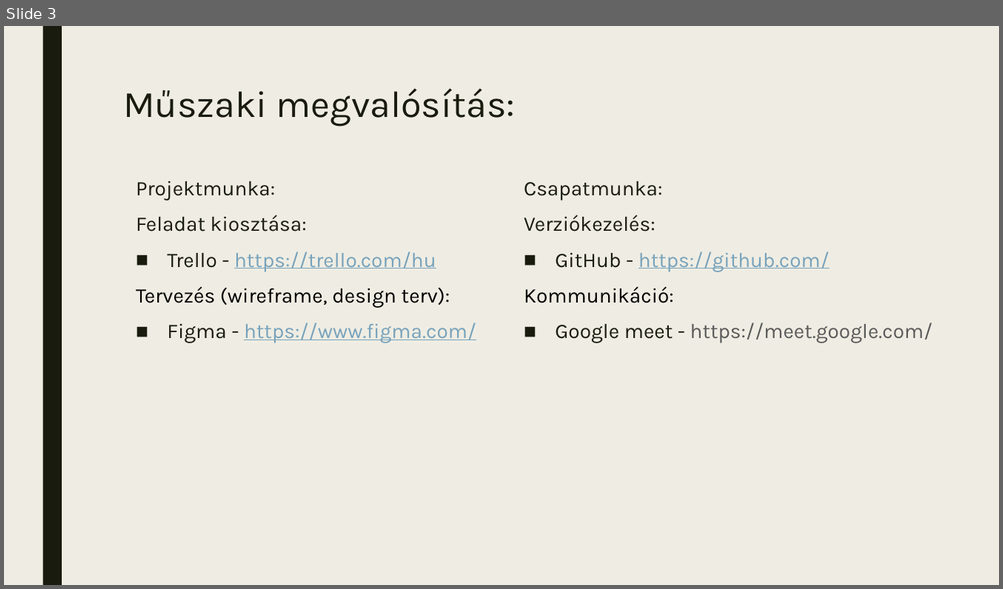
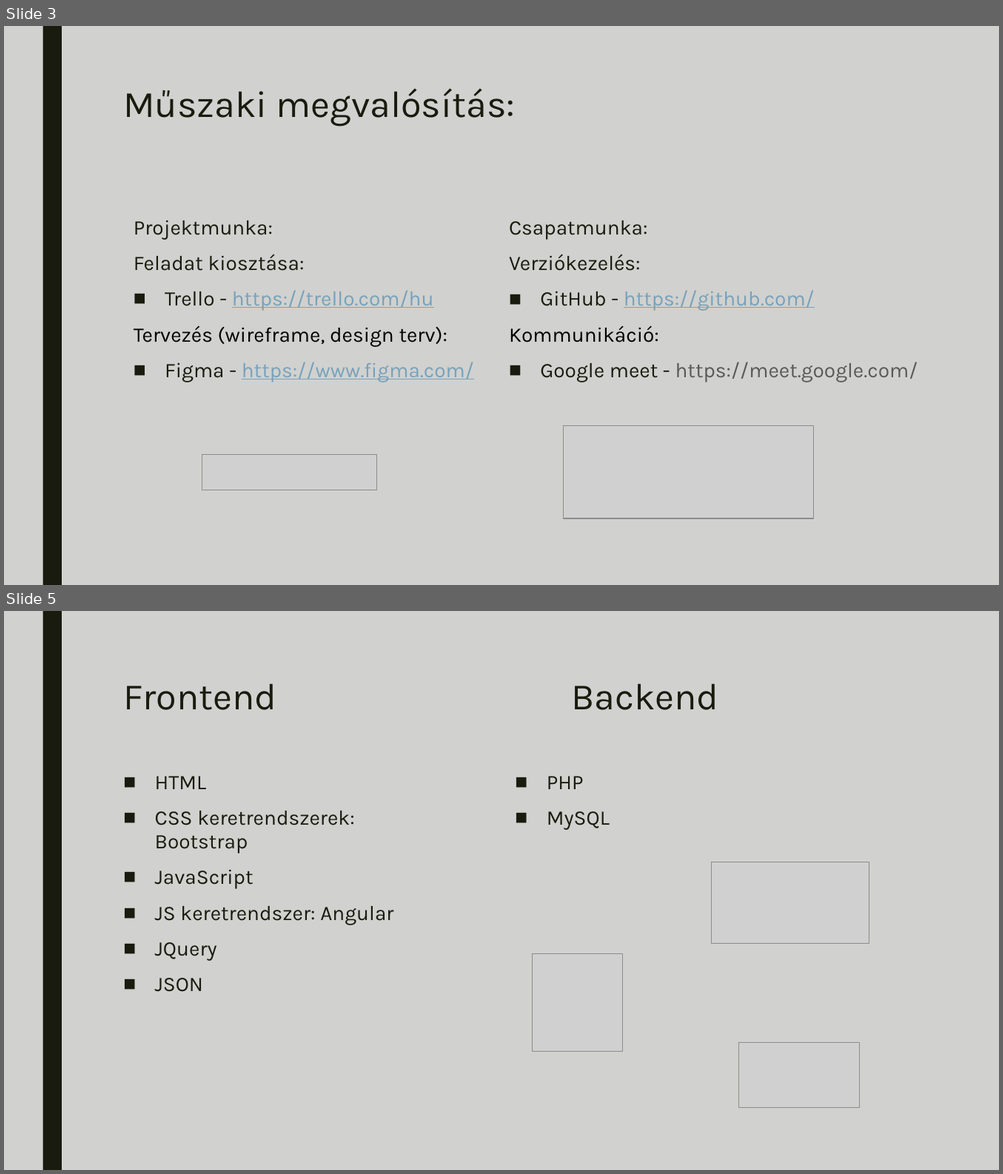
Before and after one commit to trkferi/FlyTech, a slide deck: docs/FlyTech bemutató.pptx. Shown one above the other, each under a label of ours: slide 3 before the commit, slides 3 and 5 after it; the slides between them are not shown. The pictures are 1003x589 and 1003x1174 pixels, drawn with LibreOffice and Linux fonts; fonts in the diff are those of the drawing; grey boxes stand for pictures. Boxes give left, top, right and bottom in pixels: in the first picture for what was removed or moved away, otherwise in the second. Text is boxed around its words. In the diff, an @@ line names an element or a change of style, - is before the commit and + after.

```diff
--- a/docs/FlyTech bemutató.pptx
+++ b/docs/FlyTech bemutató.pptx
@@ slide 5 added at <box>4,611,999,1170</box>, background #D1D1CF; not listed: 1 template element that a slide beside it also shows @@
@@ title added at <box>123,684,718,710</box>, 36 pt, text #191B0E @@
+Frontend Backend
@@ text added at <box>155,776,393,992</box>, 20 pt, text #191B0E @@
+■ HTML
+■ CSS keretrendszerek: Bootstrap
+■ JavaScript
+■ JS keretrendszer: Angular
+■ JQuery
+■ JSON
@@ text added at <box>546,776,609,830</box>, 20 pt, text #191B0E @@
+■ PHP
+■ MySQL
@@ picture added at <box>711,862,869,943</box> @@
@@ picture added at <box>532,954,623,1052</box> @@
@@ picture added at <box>739,1043,859,1109</box> @@
@@ slide 3 changed as well @@
@@ background #EFEDE3 to #D1D1CF @@
@@ text "Projektmunka:": place and size @@
-text "Projektmunka:" at <box>136,181,476,343</box>
+text "Projektmunka:" at <box>134,221,474,383</box>
@@ text "Csapatmunka:": place and size @@
-text "Csapatmunka:" at <box>523,181,933,343</box>
+text "Csapatmunka:" at <box>509,221,918,383</box>
@@ picture added at <box>563,426,814,519</box> @@
@@ picture added at <box>202,454,376,490</box> @@
```
Also in this commit, not shown: 2 other slides changed, 16 other slides added, 27 other files.
